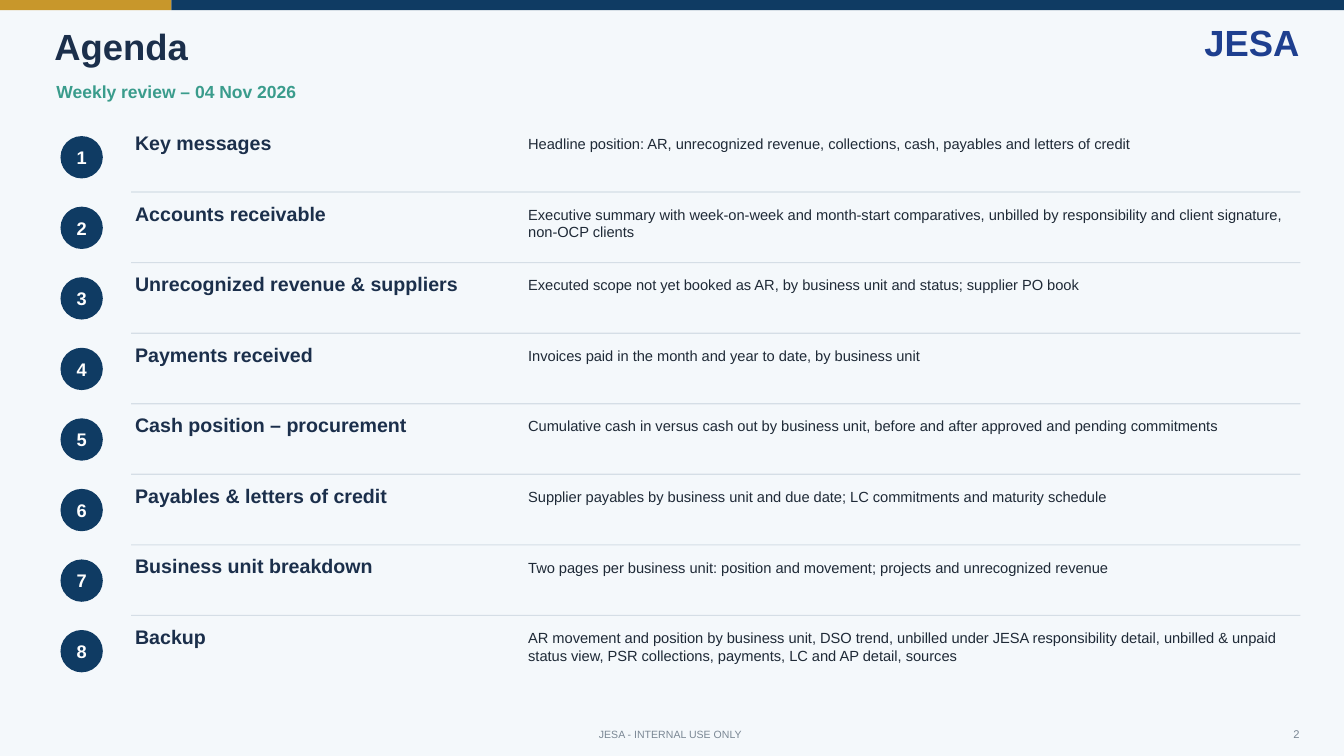
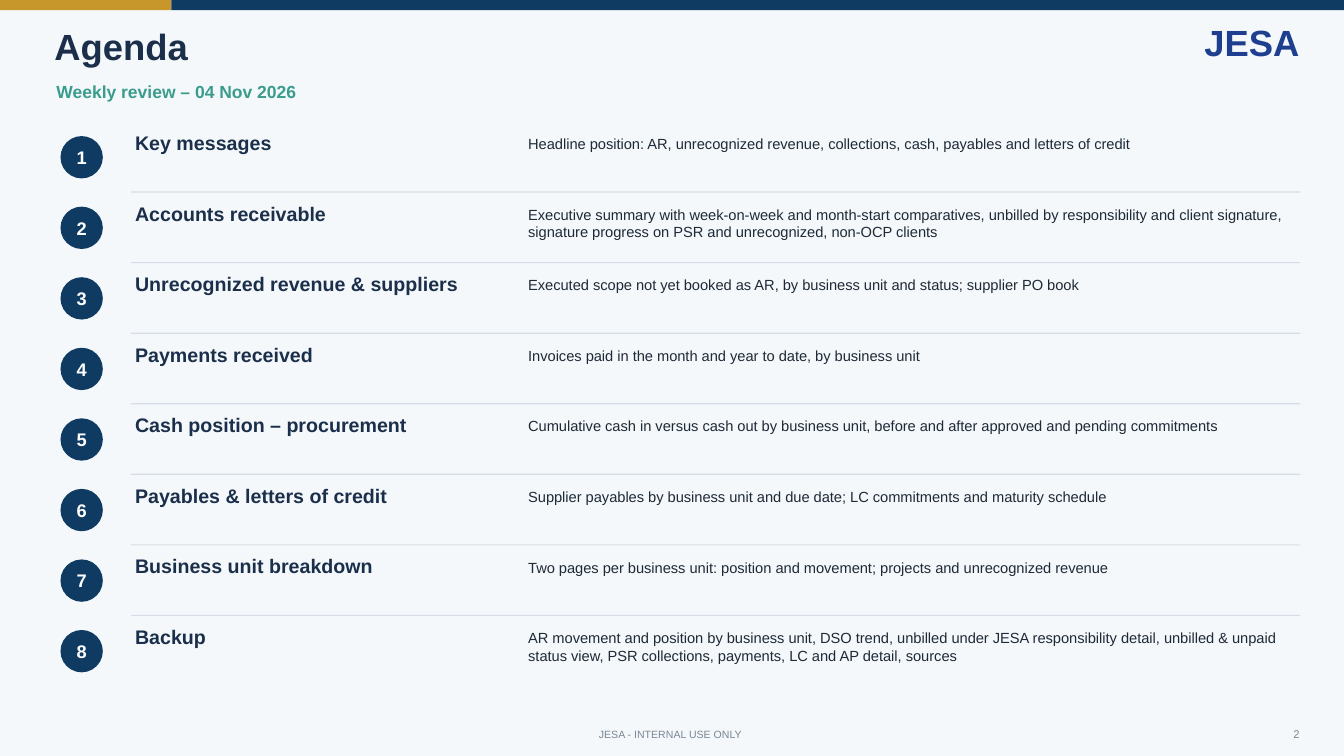
Before and after one commit to cherkaouihassan-art/Skills-Repo, a slide deck: slide 2 of weekly-ar-cash-deck/output/JESA_AR_Cash_Position_Nov_W1_2026-11-04_DRAFT.pptx. Drawn at 1344x756 pixels with LibreOffice and Linux fonts; fonts in the diff are those of the drawing. Boxes give left, top, right and bottom in pixels: in the first picture for what was removed or moved away, otherwise in the second. Text is boxed around its words. In the diff, an @@ line names an element or a change of style, - is before the commit and + after.

```diff
--- a/weekly-ar-cash-deck/output/JESA_AR_Cash_Position_Nov_W1_2026-11-04_DRAFT.pptx
+++ b/weekly-ar-cash-deck/output/JESA_AR_Cash_Position_Nov_W1_2026-11-04_DRAFT.pptx
@@ text at (528, 209, 1281, 240): text changed @@
-Executive summary with week-on-week and month-start comparatives, unbilled by responsibility and client signature, non-OCP clients
+Executive summary with week-on-week and month-start comparatives, unbilled by responsibility and client signature, signature progress on PSR and unrecognized, non-OCP clients
```
Also in this commit, not shown: 39 other slides changed, 1 slide added, 5 other files.
